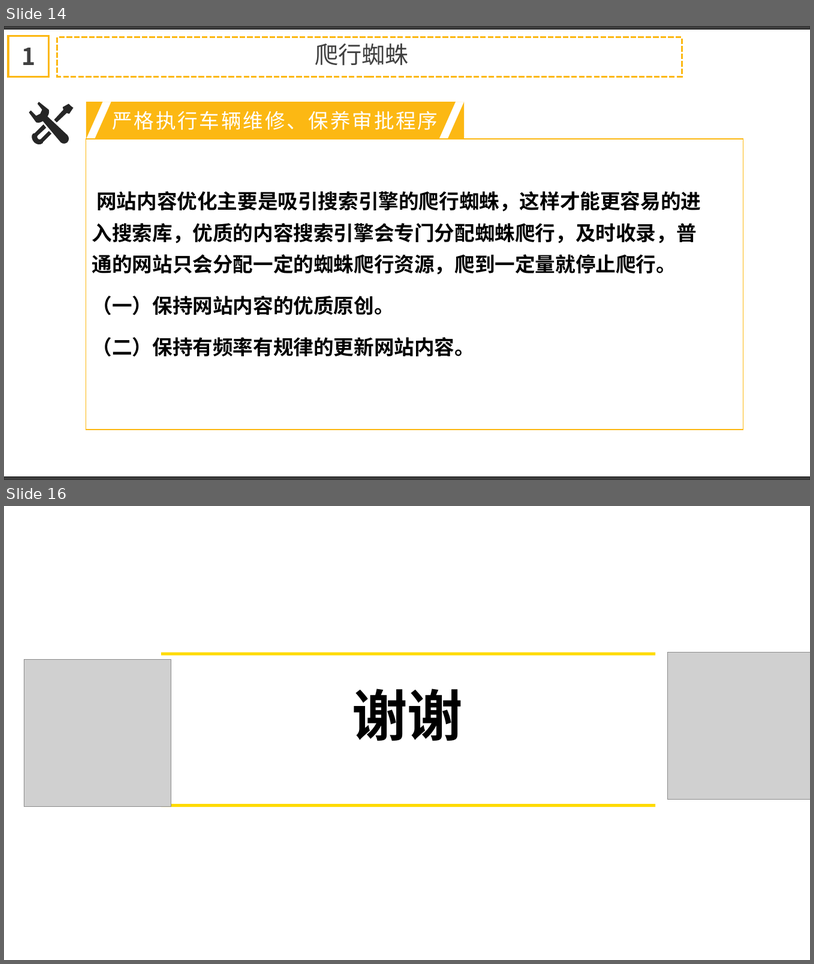
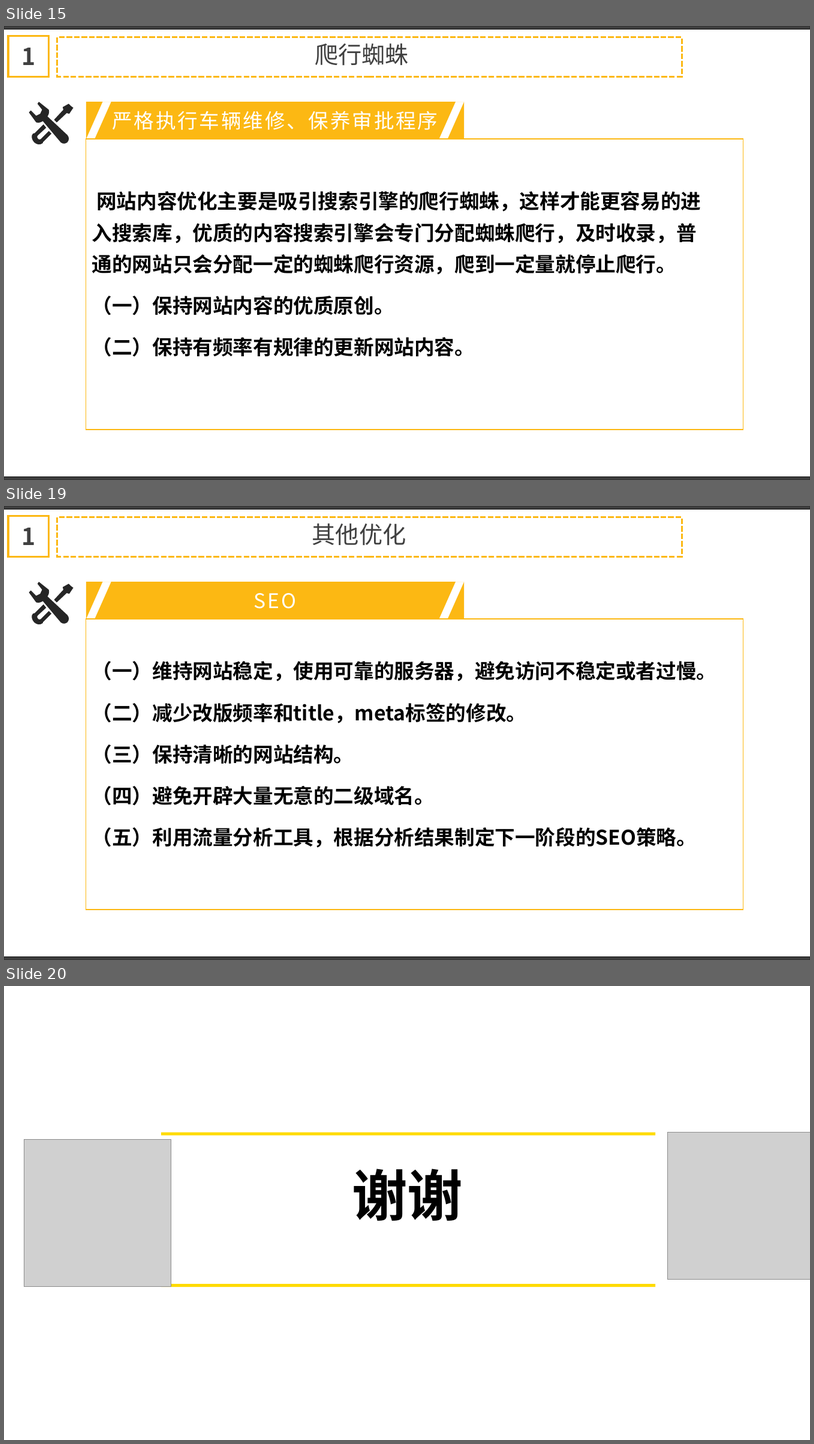
Before and after one commit to Shellcoochi/tmp, a slide deck: SEO/SEO方案分享.pptx. Shown one above the other, each under a label of ours: slides 14 and 16 before the commit, slides 15, 19 and 20 after it; the slides between them are not shown. The pictures are 814x964 and 814x1444 pixels, drawn with LibreOffice and Linux fonts; fonts in the diff are those of the drawing; grey boxes stand for pictures. Boxes give left, top, right and bottom in pixels: in the first picture for what was removed or moved away, otherwise in the second. Text is boxed around its words. In the diff, an @@ line names an element or a change of style, - is before the commit and + after.

```diff
--- a/SEO/SEO方案分享.pptx
+++ b/SEO/SEO方案分享.pptx
@@ slide 19 added at bbox=[4, 506, 810, 960], background #FFFFFF @@
@@ rectangle added at bbox=[4, 506, 810, 509], fill #404040, outline #2F2F2F 1 pt @@
@@ rectangle added at bbox=[8, 516, 49, 556], outline #FCB813 2.25 pt, 28 pt, text #404040, bold @@
+1
@@ rectangle added at bbox=[57, 517, 682, 556], outline #FCB813 2.25 pt dashed @@
@@ text added at bbox=[312, 523, 407, 545], 28 pt, text #404040 @@
+其他优化
@@ freeform shape added at bbox=[29, 582, 73, 625], fill #262626 @@
@@ freeform shape added at bbox=[86, 582, 464, 619], fill #FCB813, 24 pt, text #FFFFFF @@
+SEO
@@ rectangle added at bbox=[86, 619, 744, 910], outline #FCB813 1 pt @@
@@ text added at bbox=[92, 661, 717, 847], 24 pt, text #000000, bold @@
+（一）维持网站稳定，使用可靠的服务器，避免访问不稳定或者过慢。
+（二）减少改版频率和title，meta标签的修改。
+（三）保持清晰的网站结构。
+（四）避免开辟大量无意的二级域名。
+（五）利用流量分析工具，根据分析结果制定下一阶段的SEO策略。
@@ rectangle added at bbox=[4, 957, 810, 960], fill #404040, outline #2F2F2F 1 pt @@
@@ what was slide 14 is now slide 15 @@
@@ what was slide 16 is now slide 20 @@
```
Also in this commit, not shown: 3 slides changed, 3 other slides added.
